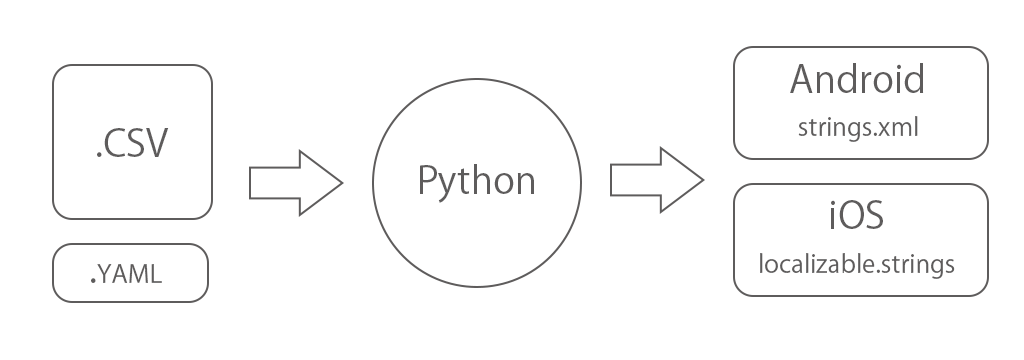
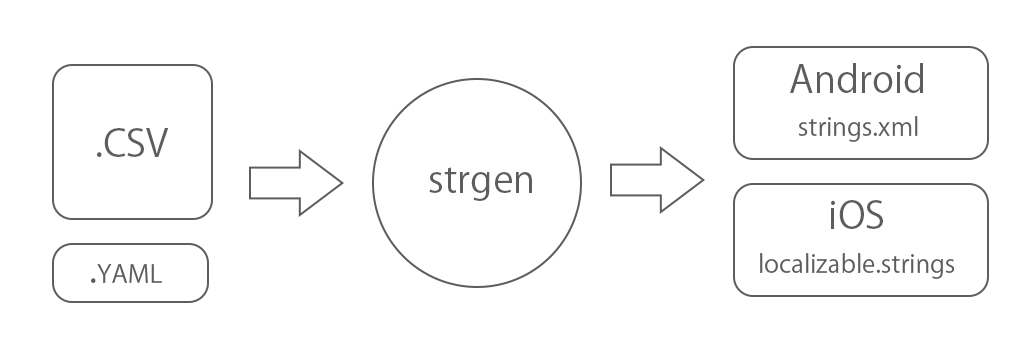
Layered file, before and after one edit (1024 x 360). Changes by layer:
renamed "Python" to "strgen", painted on it over bbox(420, 164, 534, 203)
